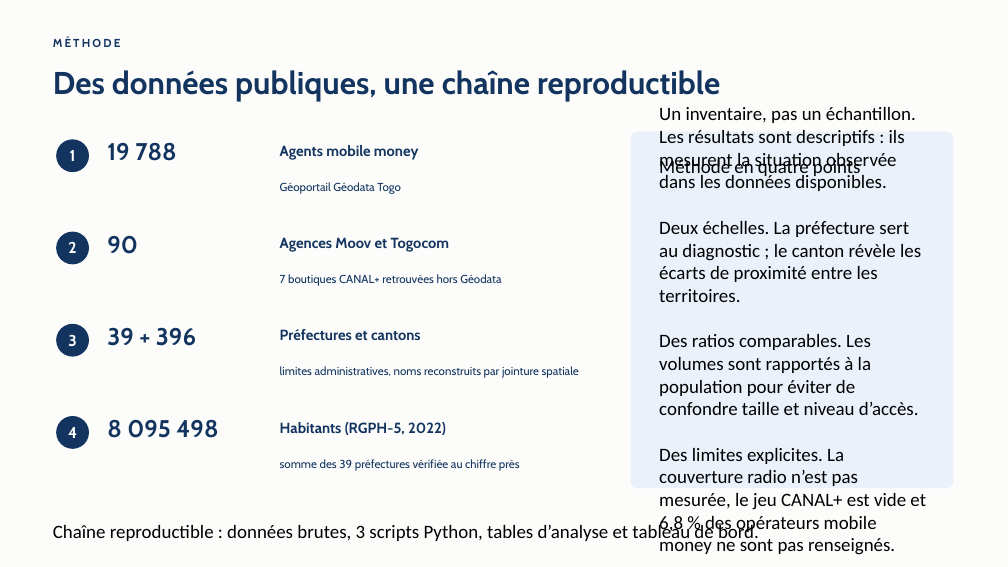
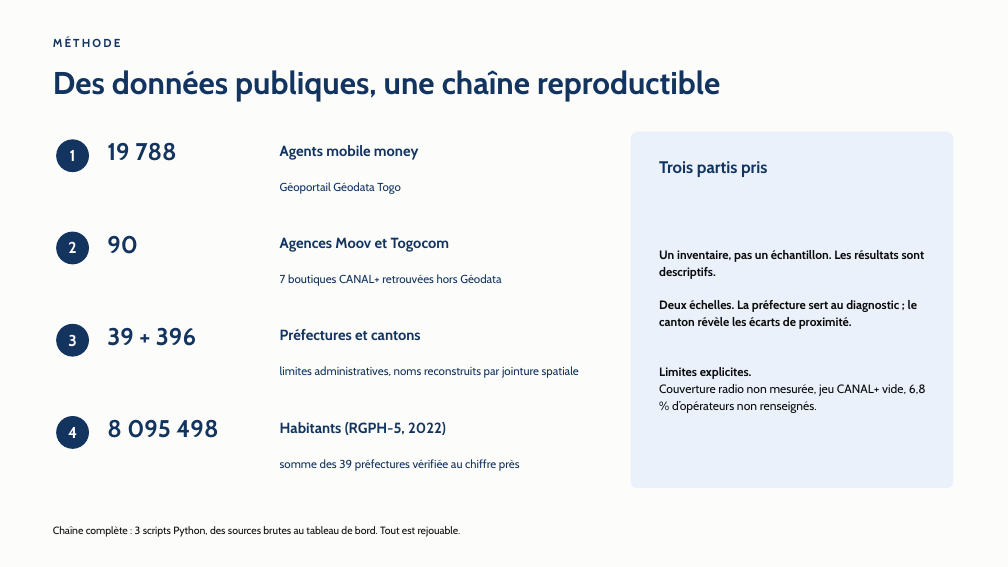
Before and after one commit to jack-junior/togo-acces-numerique, a slide deck: slide 2 of rapport/Rapport_Defi1_Acces_numerique_Togo.pptx. Drawn at 1008x567 pixels with LibreOffice and Linux fonts; fonts in the diff are those of the drawing. Boxes give left, top, right and bottom in pixels: in the first picture for what was removed or moved away, otherwise in the second. Text is boxed around its words. In the diff, an @@ line names an element or a change of style, - is before the commit and + after.

Commit message:
Preserve report layout and prevent text overflow

```diff
--- a/rapport/Rapport_Defi1_Acces_numerique_Togo.pptx
+++ b/rapport/Rapport_Defi1_Acces_numerique_Togo.pptx
@@ text at (659,161,767,177): text changed; size 18 to 16 pt; font Calibri to Cabin; text colour #000000 to #12345F; bold on @@
-Méthode en quatre points
+Trois partis pris
@@ text at (659,250,926,413): text changed; size 18 to 11.5 pt; font Calibri to Cabin; text colour #000000 to #0B0B0B; bold on @@
-Un inventaire, pas un échantillon. Les résultats sont descriptifs : ils mesurent la situation observée dans les données disponibles.
-Deux échelles. La préfecture sert au diagnostic ; le canton révèle les écarts de proximité entre les territoires.
-Des ratios comparables. Les volumes sont rapportés à la population pour éviter de confondre taille et niveau d’accès.
-Des limites explicites. La couverture radio n’est pas mesurée, le jeu CANAL+ est vide et 6,8 % des opérateurs mobile money ne sont pas renseignés.
+Un inventaire, pas un échantillon. Les résultats sont descriptifs.
+Deux échelles. La préfecture sert au diagnostic ; le canton révèle les écarts de proximité.
+Limites explicites.
+Couverture radio non mesurée, jeu CANAL+ vide, 6,8 % d’opérateurs non renseignés.
@@ text at (53,526,461,537): text changed; size 18 to 10 pt; font Calibri to Cabin; text colour #000000 to #0B0B0B @@
-Chaîne reproductible : données brutes, 3 scripts Python, tables d’analyse et tableau de bord.
+Chaîne complète : 3 scripts Python, des sources brutes au tableau de bord. Tout est rejouable.
```
Also in this commit, not shown: 6 other slides changed.
